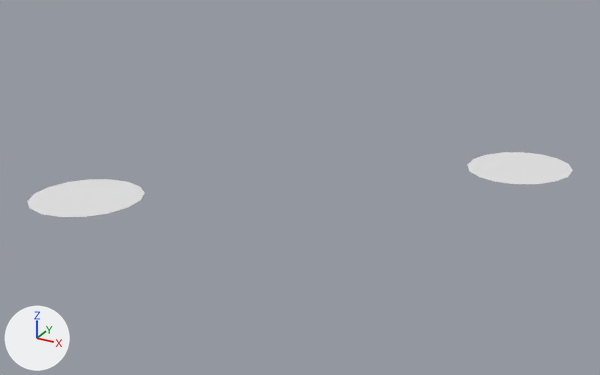
Before and after pictures for a commit that changed the Blender file src/img/Clouds_2_79.blend.
One viewpoint serves both versions: a 50 mm lens placed at (37.8, -38.5, 23.1), pointed at (12.4, 7.8, -0.1). The axes (+X, +Y, +Z) are drawn at lower left. The lights are the same throughout.
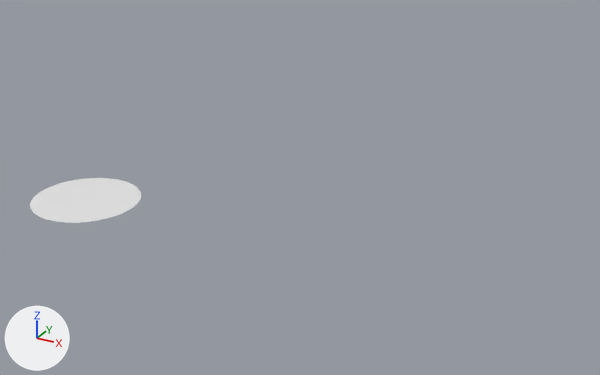
Where the newer file only moved an object's origin or applied its transform, the numbers keep the older frame.

What the commit changed:
me_cylinder has 16 vertices, 1 face and spans x -2.06..2.06, y -2.06..2.06, z 1.0.
me_cylinder is used by ob_cylinder; location (1.48, -1.5, -1.3); rotation (0.0, 0.0, 0.675), in degrees (0, 0, 39); scale (1.82, 1.47, 1.82).
Verts and faces of me_cylinder; kept vertices keep their numbers, new ones are numbered from 16.
Before the commit, vertices of me_cylinder: 0 (0.0, 2.06, 1.0) at pixel (89, 179), 1 (0.79, 1.91, 1.0) at pixel (110, 179), 2 (1.46, 1.46, 1.0) at pixel (128, 181), 3 (1.91, 0.79, 1.0) at pixel (140, 186), 4 (2.06, 0.0, 1.0) at pixel (144, 193).
Before the commit, vertices of me_cylinder: 5 (1.91, -0.79, 1.0) at pixel (140, 200), 6 (1.46, -1.46, 1.0) at pixel (127, 207), 7 (0.79, -1.91, 1.0) at pixel (107, 213), 8 (0.0, -2.06, 1.0) at pixel (83, 216), 9 (-0.79, -1.91, 1.0) at pixel (60, 217).
Before the commit, vertices of me_cylinder: 10 (-1.46, -1.46, 1.0) at pixel (41, 214), 11 (-1.91, -0.79, 1.0) at pixel (29, 208), 12 (-2.06, 0.0, 1.0) at pixel (27, 201), 13 (-1.91, 0.79, 1.0) at pixel (33, 193), 14 (-1.46, 1.46, 1.0) at pixel (48, 187).
Before the commit, vertices of me_cylinder: 15 (-0.79, 1.91, 1.0) at pixel (67, 182).
Part 1, on me_cylinder:
Vertices deleted: 0 to 15 (with the faces that use them).
New vertex 16 is at (1.17, 3.26, 0.49).
New vertex 17 is at (1.69, 2.5, 0.49).
New vertex 18 is at (1.94, 1.54, 0.49).
New vertex 19 is at (1.87, 0.54, 0.49).
New vertex 20 is at (1.5, -0.35, 0.49).
New vertex 21 is at (0.88, -1.0, 0.49).
New vertex 22 is at (0.11, -1.3, 0.49).
New vertex 23 is at (-0.69, -1.21, 0.49).
New vertex 24 is at (-1.41, -0.75, 0.49).
New vertex 25 is at (-1.93, 0.01, 0.49).
New vertex 26 is at (-2.17, 0.97, 0.49).
New vertex 27 is at (-2.11, 1.97, 0.49).
New vertex 28 is at (-1.73, 2.86, 0.49).
New vertex 29 is at (-1.12, 3.51, 0.49).
New vertex 30 is at (-0.35, 3.81, 0.49).
New vertex 31 is at (0.46, 3.73, 0.49).
New faces: (16, 17, 18, 19, 20, 21, 22, 23, 24, 25, 26, 27, 28, 29, 30, 31).
Object 'Cylinder' (ob_cylinder) loses its ARRAY modifier named 'Array'.
Modifier setting removed (it was constant_offset_displace = (0.0, 0.0, 0.0)).
Modifier setting removed (it was relative_offset_displace = (4.0, 0.0, 0.0)).
Object 'Cylinder' (ob_cylinder) gains a SUBSURF modifier named 'Subsurf'.

Where the change shows, as pixel boxes (x1, y1, x2, y2) in the pictures (600 x 375 px):
'Cylinder', reshaped, modifiers changed (80% narrower, 30% shorter): before (27, 152, 573, 217); after (30, 178, 141, 223)
